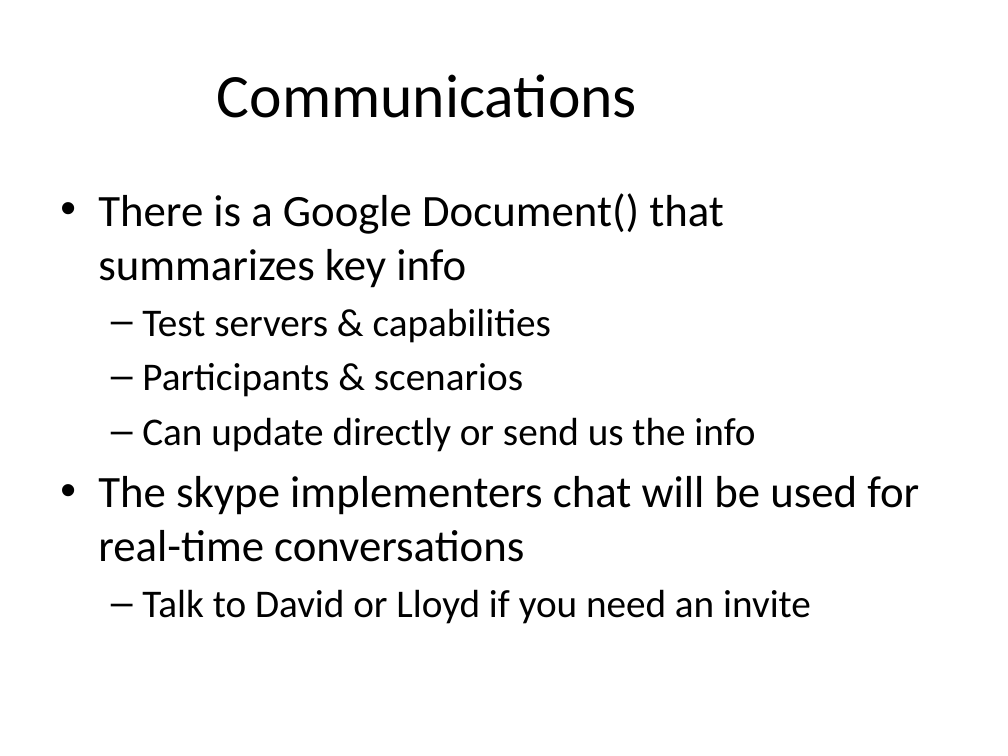
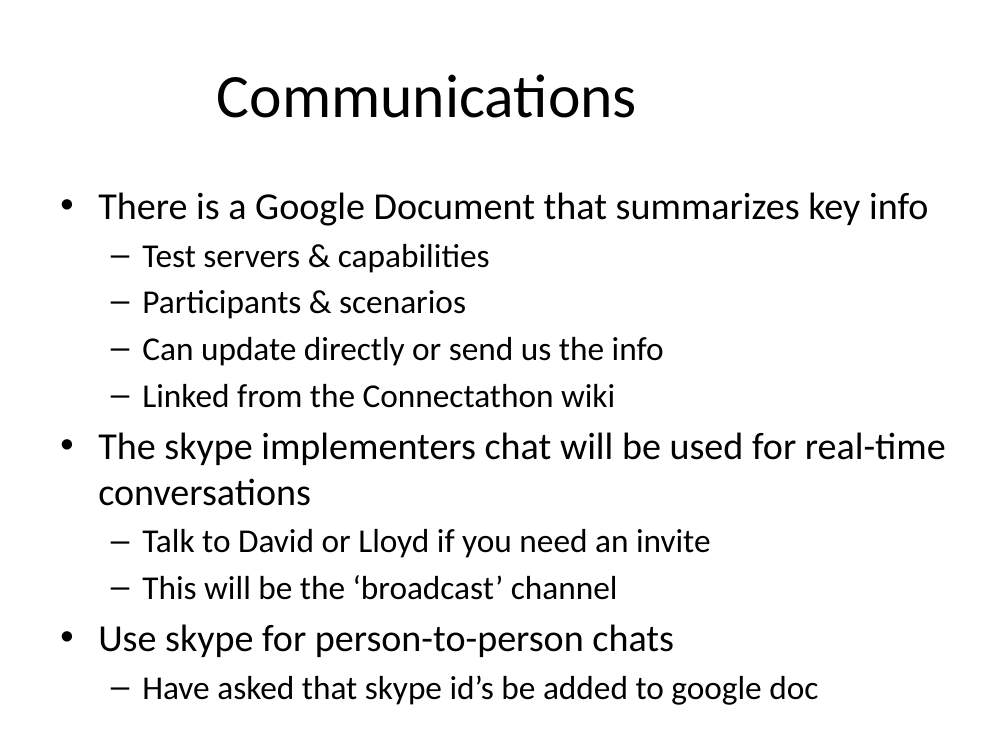
Before and after one commit to vista-novo/fhir, a slide deck: slide 5 of connectathons/Boston2013/Introduction.pptx. Drawn at 1008x756 pixels with LibreOffice and Linux fonts; fonts in the diff are those of the drawing; background and template pictures are left out. Boxes give left, top, right and bottom in pixels: in the first picture for what was removed or moved away, otherwise in the second. Text is boxed around its words. In the diff, an @@ line names an element or a change of style, - is before the commit and + after.

```diff
--- a/connectathons/Boston2013/Introduction.pptx
+++ b/connectathons/Boston2013/Introduction.pptx
@@ text at (98, 192, 928, 226): text changed; size 32 to 27.2 pt @@
-• There is a Google Document() that summarizes key info
+• There is a Google Document that summarizes key info
@@ text at (98, 244, 946, 558): size 28 to 23.8 pt in "Test servers & capabilities", "Participants & scenarios", "Can update directly or send us the ...", "Talk to David or Lloyd if you ..."; size 32 to 27.2 pt in "The skype implementers chat will be used ..." @@
@@ text at (142, 384, 615, 408): paragraph added @@
+  – Linked from the Connectathon wiki
@@ text at (98, 575, 818, 705): paragraphs added @@
+  – This will be the ‘broadcast’ channel
+• Use skype for person-to-person chats
+  – Have asked that skype id’s be added to google doc
```
Also in this commit, not shown: 6 other slides changed.
